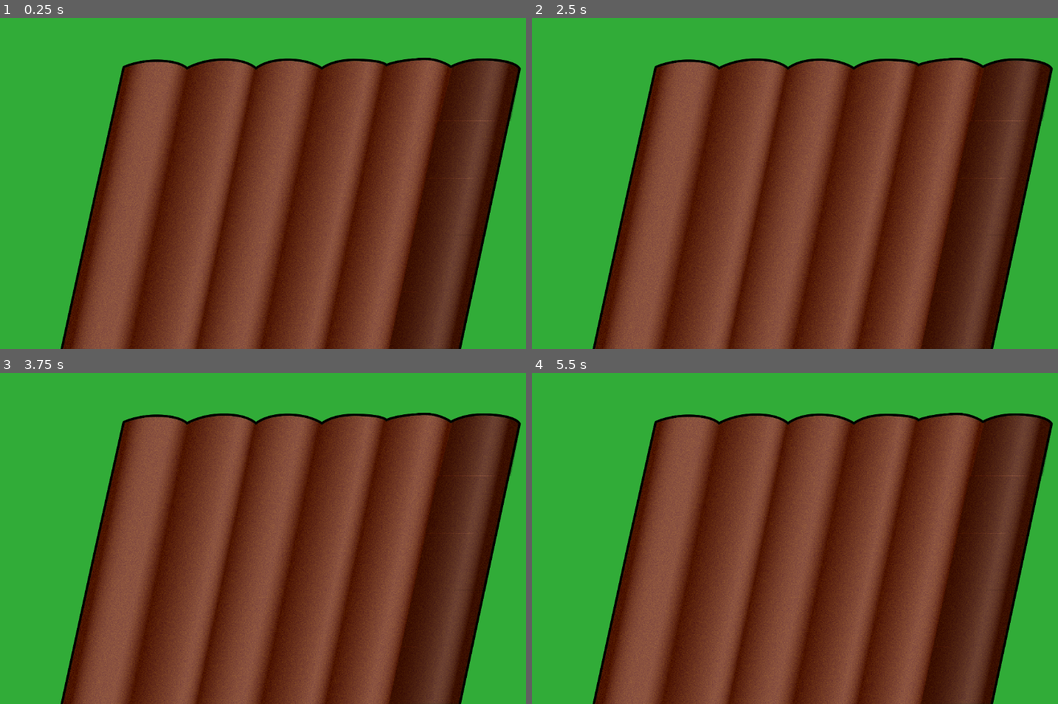
Above: before the commit, frames 1-4 (two rows, left to right).
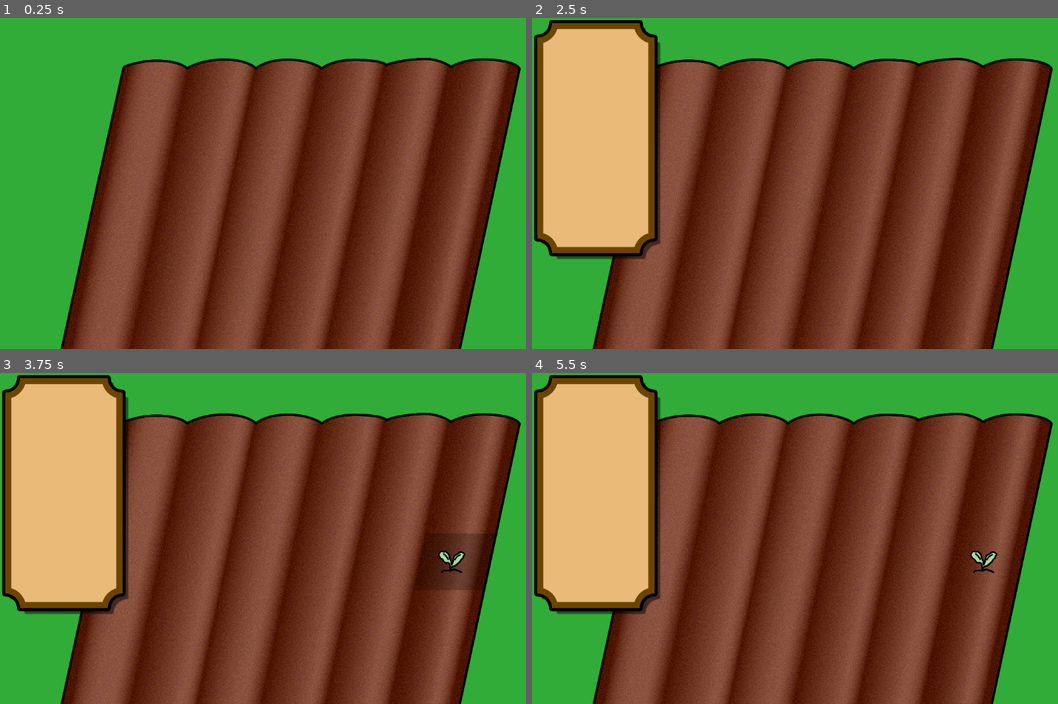
Above: after the commit, the same moments.

Repository: Saryah/oinkjam2026
Game: Godot game, scene res://main.tscn
The game is run twice, just before and just after one commit, with the same random seed, the same clock (stepped at 60 frames per second) and the same inputs. The engine's default icon, where the game draws it, is replaced by a stand-in: a white triangle on a blue panel in a dark square.
Inputs (mouse positions are in pixels of both pictures, inside the frame that each line leads up to):
- Up to frame 1 (0.25 s): no input
- Up to frame 2 (2.5 s): tap Enter at 0.5, 2 s; move the mouse to (826, 183) at 0.52 s; tap Tab (tab, bound only after the commit) at 0.6, 1.35, 2.3 s; click (826, 183) at 0.67 s; tap Space at 1.25 s; move the mouse to (826, 183) at 1.27 s; click (826, 183) at 1.42 s; move the mouse to (884, 110) at 2.02 s; tap L at 2.1 s; click (884, 110) at 2.17 s
- Up to frame 3 (3.75 s): tap Space at 2.75 s; move the mouse to (263, 604) at 2.77 s; tap E at 2.85 s; click (263, 604) at 2.92 s; tap Tab (tab, bound only after the commit) at 3.05, 3.6 s; tap Enter at 3.5 s; move the mouse to (473, 588) at 3.52 s; click (473, 588) at 3.67 s
- Up to frame 4 (5.5 s): tap Space at 4.25 s; move the mouse to (647, 488) at 4.27 s; tap Tab (tab, bound only after the commit) at 4.35, 5.3 s; click (647, 488) at 4.42 s; move the mouse to (858, 538) at 5.02 s; tap L at 5.1 s; click (858, 538) at 5.17 s

The runs differ from the first frame. In frame 1, 4.7% of the frame differs, in the area x 78-100%, y 12-100%; in frame 2, 21%; in frame 3, 21%; in frame 4, 22%, in the area x 0-100%, y 0-100%.

Commit message:
Mouse hover complete, inventory started

Diff:
--- /dev/null
+++ b/Resources/player_inv.tres
@@ -0,0 +1,9 @@
+[gd_resource type="Resource" script_class="Inv" format=3 uid="uid://djn4vqldymjsp"]
+
+[ext_resource type="Script" uid="uid://cyx872c6deeu2" path="res://inventory_item.gd" id="1_subfo"]
+[ext_resource type="Script" uid="uid://natb15i1cx6b" path="res://inventory.gd" id="2_nfn3o"]
+
+[resource]
+script = ExtResource("2_nfn3o")
+items = Array[ExtResource("1_subfo")]([null, null, null, null, null, null, null, null, null, null, null, null])
+metadata/_custom_type_script = "uid://natb15i1cx6b"
--- /dev/null
+++ b/Resources/seed_lettuce.tres
@@ -0,0 +1,10 @@
+[gd_resource type="Resource" script_class="InvItem" format=3 uid="uid://din0qlkgjjw6t"]
+
+[ext_resource type="Script" uid="uid://cyx872c6deeu2" path="res://inventory_item.gd" id="1_1m7li"]
+[ext_resource type="Texture2D" uid="uid://dby8b7ag1oiag" path="res://Assets/lettuces0.png" id="2_u3e4u"]
+
+[resource]
+script = ExtResource("1_1m7li")
+name = "seed_lettuce"
+texture = ExtResource("2_u3e4u")
+metadata/_custom_type_script = "uid://cyx872c6deeu2"
--- a/gamecontroller.gd
+++ b/gamecontroller.gd
@@ -18,6 +18,10 @@
 
 }
 
+@export var plot_color_normal: Color = Color.hex(0x00000000)
+@export var plot_color_highlighted: Color = Color.hex(0x0000003a)
+
+@export var inv: Inv
 
 # Called when the node enters the scene tree for the first time.
 func _ready() -> void:
@@ -36,6 +40,7 @@
 		plot.add_child(seed_new)
 		seed_new.position = Vector2.ZERO
 
+
 func harvest(plot: Node2D):
 	var plant = plot.get_child(0)
 
--- /dev/null
+++ b/inv_ui.gd
@@ -0,0 +1,23 @@
+extends Control
+
+var is_open = false
+
+func _ready():
+		close()
+
+func _process(delta):
+	if Input.is_action_just_pressed("tab"):
+		if is_open:
+			close()
+		else:
+			open()
+
+
+func open():
+	visible = true
+	is_open = true
+
+
+func close():
+	visible = false
+	is_open = false
--- /dev/null
+++ b/inv_ui.tscn
@@ -0,0 +1,23 @@
+[gd_scene format=3 uid="uid://c6q73cyxcmb4j"]
+
+[ext_resource type="Script" uid="uid://brpyqj3y6eikt" path="res://inv_ui.gd" id="1_64hv7"]
+[ext_resource type="Texture2D" uid="uid://b04rnsmpkp8lx" path="res://Assets/box.png" id="2_s7you"]
+
+[node name="inv_ui" type="Control" unique_id=1702235503]
+layout_mode = 3
+anchors_preset = 0
+offset_right = 345.0
+offset_bottom = 306.0
+script = ExtResource("1_64hv7")
+
+[node name="NinePatchRect" type="NinePatchRect" parent="." unique_id=276551755]
+layout_mode = 0
+offset_left = 5.0
+offset_top = 1.0
+offset_right = 571.0
+offset_bottom = 1060.0
+texture = ExtResource("2_s7you")
+patch_margin_left = 105
+patch_margin_top = 105
+patch_margin_right = 150
+patch_margin_bottom = 150
--- /dev/null
+++ b/inv_ui_slot.tscn
@@ -0,0 +1,7 @@
+[gd_scene format=3 uid="uid://bwba73f4uxkrl"]
+
+[node name="inv_ui_slot" type="Panel" unique_id=1551994993]
+offset_right = 40.0
+offset_bottom = 40.0
+
+[node name="Sprite2D" type="Sprite2D" parent="." unique_id=1029663779]
--- /dev/null
+++ b/inventory.gd
@@ -0,0 +1,5 @@
+extends Resource
+
+class_name Inv
+
+@export var items: Array[InvItem]
--- /dev/null
+++ b/inventory_item.gd
@@ -0,0 +1,5 @@
+class_name InvItem
+extends Resource
+
+@export var name: String = ""
+@export var texture: Texture2D
--- a/main.tscn
+++ b/main.tscn
@@ -3,6 +3,7 @@
 [ext_resource type="Script" uid="uid://4vugy35ec3yv" path="res://gamecontroller.gd" id="1_7mycd"]
 [ext_resource type="Texture2D" uid="uid://wcqvo7oycf7l" path="res://Assets/bg00.png" id="1_lquwl"]
 [ext_resource type="Script" uid="uid://lwnnubrap0ti" path="res://plantablespot.gd" id="3_5vw27"]
+[ext_resource type="PackedScene" uid="uid://c6q73cyxcmb4j" path="res://inv_ui.tscn" id="4_1bvp3"]
 
 [node name="main" type="Node2D" unique_id=353706635]
 script = ExtResource("1_7mycd")
@@ -19,55 +20,100 @@
 [node name="c6r1" type="Area2D" parent="Bg00" unique_id=89712875]
 position = Vector2(2, 0)
 script = ExtResource("3_5vw27")
-row = 5
 col = 6
+row = 1
 seed = "lettuce"
 
 [node name="collision" type="CollisionPolygon2D" parent="Bg00/c6r1" unique_id=537130670]
 position = Vector2(214.1, -993)
-polygon = PackedVector2Array(467, 484, 407, 720, 720, 721, 764, 491, 738, 472, 696, 459, 609, 451, 530, 459)
+polygon = PackedVector2Array(461.9, 487, 406.9, 721, 711.9, 721, 758.9, 495, 721.9, 468, 609, 451, 514.9, 464)
 
 [node name="polygon" type="Polygon2D" parent="Bg00/c6r1" unique_id=1915296214]
 position = Vector2(214.1, -993)
-color = Color(0, 0, 0, 0.22745098)
-polygon = PackedVector2Array(467, 484, 407, 720, 720, 721, 764, 491, 738, 472, 696, 459, 609, 451, 530, 459)
+color = Color(0, 0, 0, 0)
+polygon = PackedVector2Array(461.9, 487, 406.9, 721, 711.9, 721, 758.9, 495, 721.9, 468, 609, 451, 514.9, 464)
 
 [node name="marker" type="Marker2D" parent="Bg00/c6r1" unique_id=134910362]
-position = Vector2(593, 597)
+position = Vector2(782, -456)
 
-[node name="c6r2" type="Polygon2D" parent="Bg00" unique_id=1518148236]
-position = Vector2(158, -744)
-color = Color(0, 0, 0, 0.22745098)
-polygon = PackedVector2Array(460, 473, 407, 720, 720, 721, 769, 473)
+[node name="c6r2" type="Area2D" parent="Bg00" unique_id=124447219]
+position = Vector2(157, -744)
+script = ExtResource("3_5vw27")
+col = 6
+row = 2
+seed = "lettuce"
 
-[node name="c6r3" type="Polygon2D" parent="Bg00" unique_id=195688437]
-position = Vector2(106, -495)
-color = Color(0, 0, 0, 0.22745098)
-polygon = PackedVector2Array(460, 473, 407, 720, 720, 721, 769, 473)
+[node name="collision" type="CollisionPolygon2D" parent="Bg00/c6r2" unique_id=740310750]
+polygon = PackedVector2Array(466, 473, 409, 720, 718, 720, 770, 473)
 
-[node name="c6r4" type="Polygon2D" parent="Bg00" unique_id=88183600]
-position = Vector2(53, -248)
-color = Color(0, 0, 0, 0.22745098)
-polygon = PackedVector2Array(460, 473, 407, 720, 720, 721, 769, 473)
+[node name="polygon" type="Polygon2D" parent="Bg00/c6r2" unique_id=36201206]
+color = Color(0, 0, 0, 0)
+polygon = PackedVector2Array(466, 473, 409, 720, 718, 720, 770, 473)
+
+[node name="marker" type="Marker2D" parent="Bg00/c6r2" unique_id=379175902]
+position = Vector2(571, 547)
+
+[node name="c6r3" type="Area2D" parent="Bg00" unique_id=345559561]
+position = Vector2(105, -496)
+script = ExtResource("3_5vw27")
+col = 6
+row = 3
+seed = "lettuce"
+
+[node name="collision" type="CollisionPolygon2D" parent="Bg00/c6r3" unique_id=2120034811]
+polygon = PackedVector2Array(460, 473, 408, 720, 718, 720, 770, 473)
+
+[node name="polygon" type="Polygon2D" parent="Bg00/c6r3" unique_id=35291727]
+color = Color(0, 0, 0, 0)
+polygon = PackedVector2Array(460, 473, 408, 720, 718, 720, 770, 473)
+
+[node name="marker" type="Marker2D" parent="Bg00/c6r3" unique_id=1333669315]
+position = Vector2(571, 540)
+
+[node name="c6r4" type="Area2D" parent="Bg00" unique_id=1214848452]
+position = Vector2(53, -247)
+script = ExtResource("3_5vw27")
+col = 6
+row = 4
+seed = "lettuce"
+
+[node name="collision" type="CollisionPolygon2D" parent="Bg00/c6r4" unique_id=822385254]
+polygon = PackedVector2Array(460, 473, 407, 720, 718, 720, 770, 473)
+
+[node name="polygon" type="Polygon2D" parent="Bg00/c6r4" unique_id=532793248]
+color = Color(0, 0, 0, 0)
+polygon = PackedVector2Array(460, 473, 407, 720, 718, 720, 770, 473)
+
+[node name="marker" type="Marker2D" parent="Bg00/c6r4" unique_id=1338155924]
+position = Vector2(571, 540)
 
 [node name="c6r5" type="Area2D" parent="Bg00" unique_id=1804270292]
 script = ExtResource("3_5vw27")
+col = 6
 row = 5
-col = 6
 seed = "lettuce"
 
 [node name="collision" type="CollisionPolygon2D" parent="Bg00/c6r5" unique_id=1901993861]
-polygon = PackedVector2Array(460, 473, 407, 720, 720, 721, 769, 473)
+polygon = PackedVector2Array(460, 473, 407, 720, 718, 720, 770, 473)
 
 [node name="polygon" type="Polygon2D" parent="Bg00/c6r5" unique_id=290537556]
-color = Color(0, 0, 0, 0.22745098)
-polygon = PackedVector2Array(460, 473, 407, 720, 720, 721, 769, 473)
+color = Color(0, 0, 0, 0)
+polygon = PackedVector2Array(460, 473, 407, 720, 718, 720, 770, 473)
 
 [node name="marker" type="Marker2D" parent="Bg00/c6r5" unique_id=478178822]
-position = Vector2(593, 597)
+position = Vector2(570, 550)
 
 [node name="Camera2D" type="Camera2D" parent="." unique_id=1551600650]
 zoom = Vector2(0.45, 0.45)
 
+[node name="inv_ui" parent="." unique_id=1702235503 instance=ExtResource("4_1bvp3")]
+offset_left = -1276.0
+offset_top = -713.0
+offset_right = -974.0
+offset_bottom = 189.0
+
 [connection signal="input_event" from="Bg00/c6r1" to="Bg00/c6r1" method="_on_input_event"]
+[connection signal="input_event" from="Bg00/c6r2" to="Bg00/c6r2" method="_on_input_event"]
+[connection signal="input_event" from="Bg00/c6r3" to="Bg00/c6r3" method="_on_input_event"]
+[connection signal="input_event" from="Bg00/c6r4" to="Bg00/c6r4" method="_on_input_event"]
 [connection signal="input_event" from="Bg00/c6r5" to="Bg00/c6r5" method="_on_input_event"]
--- a/plant_lettuce.tscn
+++ b/plant_lettuce.tscn
@@ -8,4 +8,5 @@
 [ext_resource type="Texture2D" uid="uid://cxlnkocnrkl0s" path="res://Assets/lettuces4.png" id="6_m4gxx"]
 
 [node name="plant" unique_id=147592561 instance=ExtResource("1_8u7dd")]
+growtime = 15.0
 textures = Array[Texture2D]([ExtResource("2_56pol"), ExtResource("3_vmkv8"), ExtResource("4_ecd5r"), ExtResource("5_pf533"), ExtResource("6_m4gxx")])
--- a/plantablespot.gd
+++ b/plantablespot.gd
@@ -1,7 +1,7 @@
 extends Area2D
 
+@export var col: int = 0
 @export var row: int = 0
-@export var col: int = 0
 @export var seed: String
 
 @onready var gc: Node2D = $"../.."
@@ -13,7 +13,8 @@
 # Called when the node enters the scene tree for the first time.
 func _ready() -> void:
 	polygon.polygon = collision.polygon
-	pass # Replace with function body.
+	connect("mouse_entered", on_hover)
+	connect("mouse_exited", on_unhover)
 
 
 # Called every frame. 'delta' is the elapsed time since the previous frame.
@@ -21,6 +22,14 @@
 	pass
 
 
+func on_hover():
+	polygon.color = gc.plot_color_highlighted
+
+
+func on_unhover():
+	polygon.color = gc.plot_color_normal
+
+
 func _on_input_event(viewport: Node, event: InputEvent, shape_idx: int) -> void:
 	if event is InputEventMouseButton and event.button_index == MOUSE_BUTTON_LEFT and event.pressed:
 		#This is what happens when you click a plantable spot
--- a/project.godot
+++ b/project.godot
@@ -19,6 +19,14 @@
 
 enabled=PackedStringArray("res://addons/simple_gdscript_formatter/plugin.cfg")
 
+[input]
+
+tab={
+"deadzone": 0.2,
+"events": [Object(InputEventKey,"resource_local_to_scene":false,"resource_name":"","device":0,"window_id":0,"alt_pressed":false,"shift_pressed":false,"ctrl_pressed":false,"meta_pressed":false,"pressed":false,"keycode":0,"physical_keycode":4194306,"key_label":0,"unicode":0,"location":0,"echo":false,"script":null)
+]
+}
+
 [physics]
 
 3d/physics_engine="Jolt Physics"
Binary file added: Assets/box.png
Not shown, added: Assets/box.png.import
Not shown, added: inv_ui.gd.uid
Not shown, added: inventory.gd.uid
Not shown, added: inventory_item.gd.uid
Not shown, changed: .gitignore
